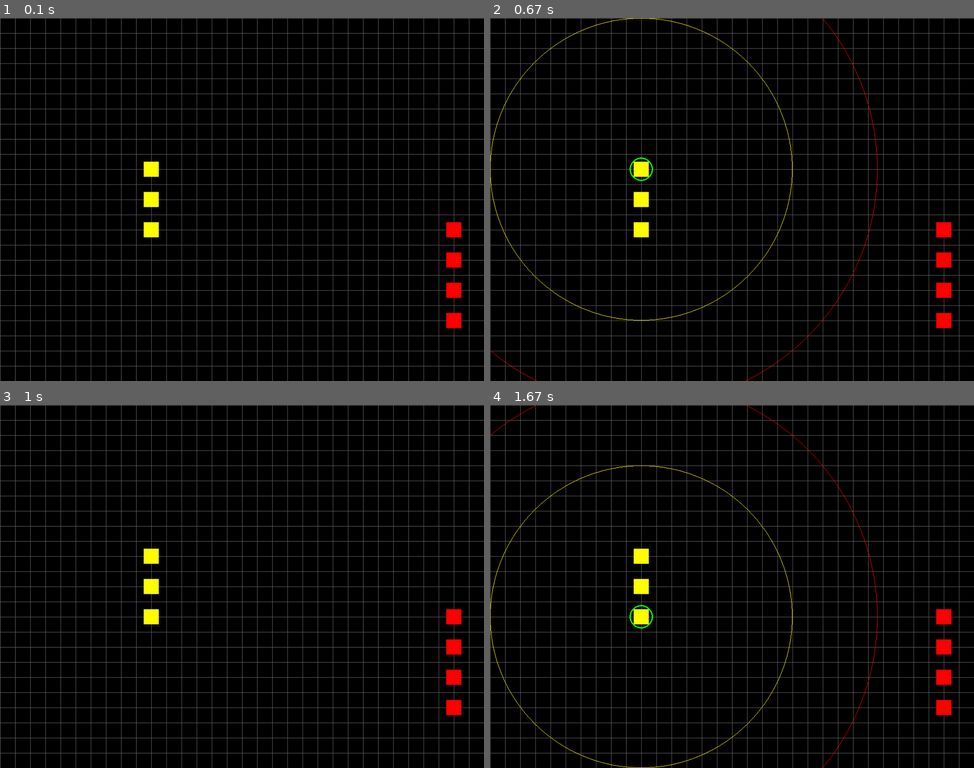
Above: before the commit, frames 1-4 (two rows, left to right).
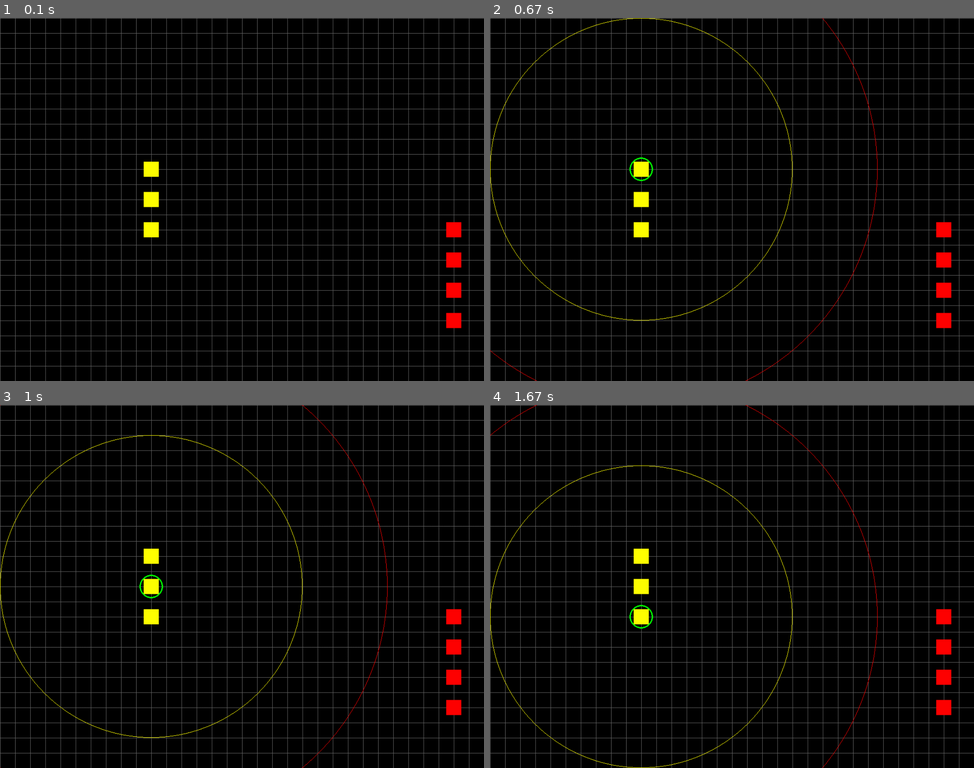
Above: after the commit, the same moments.

Repository: MarcSlakey/40k
Game: pygame game, started from pygame/main.py
The game is run twice, just before and just after one commit, with the same random seed, the same clock (stepped at 60 frames per second) and the same inputs.
Inputs (mouse positions are in pixels of both pictures, inside the frame that each line leads up to):
- Up to frame 1 (0.1 s): no input
- Up to frame 2 (0.67 s): click (640, 170) at 0.38 s
- Up to frame 3 (1 s): click (150, 586) at 0.72 s
- Up to frame 4 (1.67 s): press the mouse at (640, 615) at 1.03 s; move the mouse to (601, 608) at 1.13 s; release the mouse at (557, 604) at 1.27 s; click (640, 615) at 1.38 s

Frames 1-2 are identical in both runs. In frame 3, 0.8% of the frame differs, in the area x 0-81%, y 0-100%; in frame 4, nothing differs.

Commit message:
Fixed sprite selection bug by making it default to no selection before checking for mouse collision

Diff:
--- a/pygame/main.py
+++ b/pygame/main.py
@@ -99,13 +99,11 @@
 				#If a model is selected, LMB deselects it, RMB moves it, and Middle mouse button shoots.
 				elif self.selected_model != None:
 					if event.button == 1:	#LMB
+						self.selected_model = None 	#Defaults to deselecting current model if another model isn't clicked
 						for self.model in self.selectable_models:
-							#This line doesn't work (not sure why); should allow selecting a different sprite while one is already selected
 							if self.model.rect.collidepoint(pygame.mouse.get_pos()[0], pygame.mouse.get_pos()[1]):
 								self.selected_model = self.model
-							#Commenting this else out allows selection of new sprite while one is selected, but removes deselection
-							else:
-								self.selected_model = None
+
 
 					elif event.button == 2:	#Middle mouse button
 						shot_x = self.selected_model.x - pygame.mouse.get_pos()[0]
